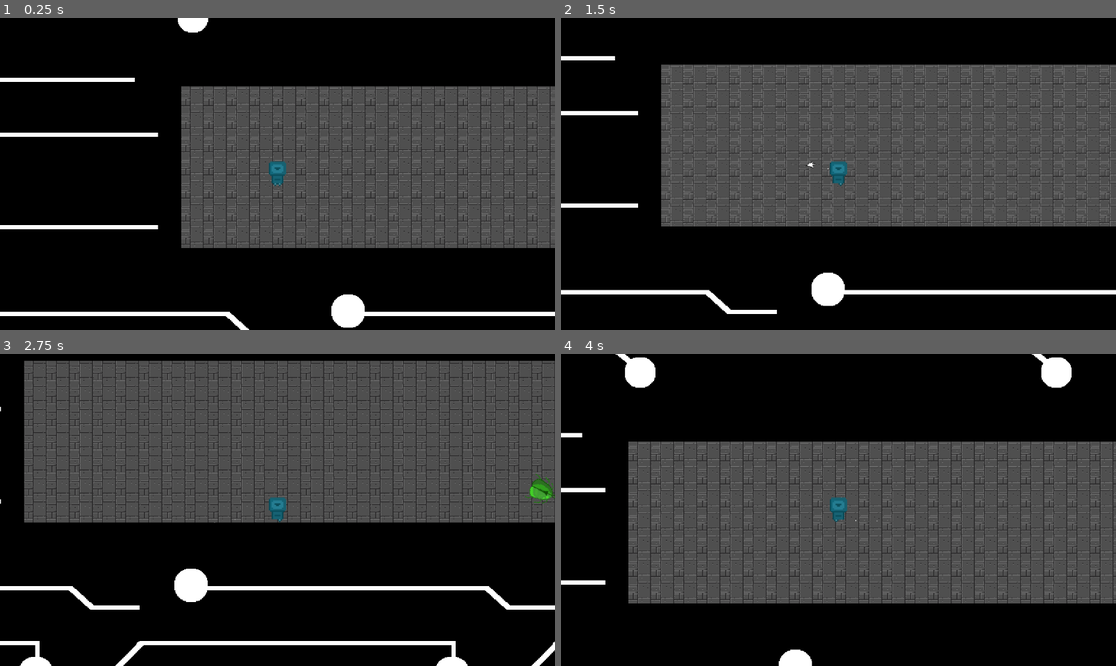
Above: before the commit, frames 1-4 (two rows, left to right).
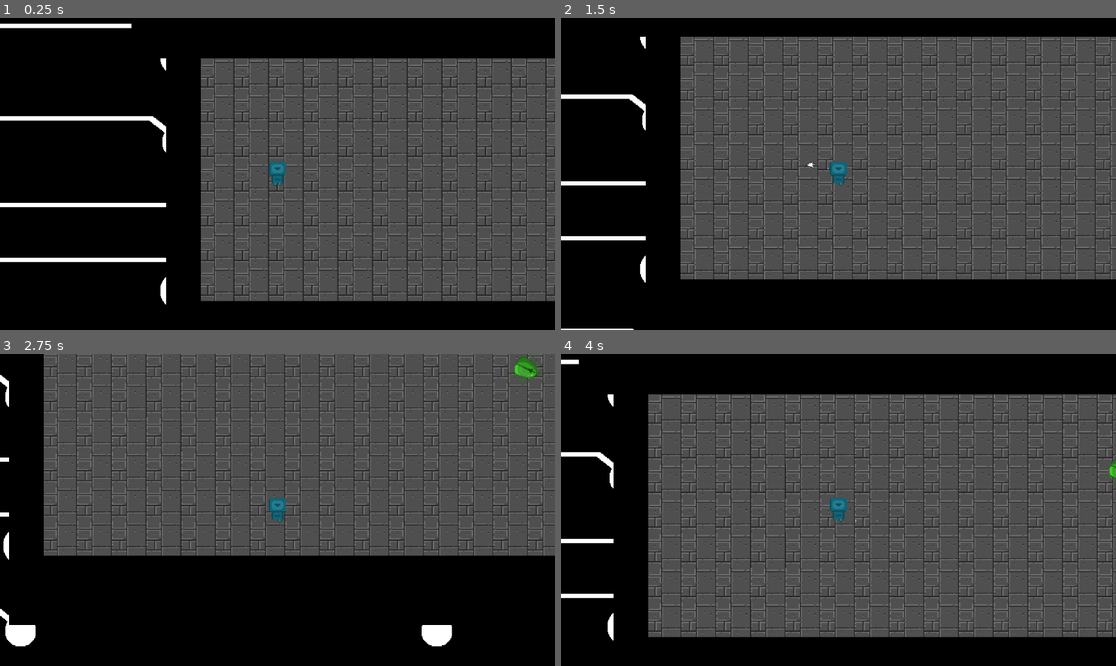
Above: after the commit, the same moments.

Repository: SupercraftD/hackthenest2025
Game: Godot game, scene res://world.tscn
Same seed, same stepped clock (60 frames per second), same inputs: the game is played once before the commit and once after it.
Inputs (mouse positions are in pixels of both pictures, inside the frame that each line leads up to):
- Up to frame 1 (0.25 s): no input
- Up to frame 2 (1.5 s): move the mouse to (960, 158) at 0.52 s; hold D (right) 0.53-1.28 s; tap Shift (roll) at 0.6 s; move the mouse to (727, 189) at 1.27 s; hold S (down) from 1.28 s (still down); click (727, 189) at 1.35 s
- Up to frame 3 (2.75 s): move the mouse to (333, 441) at 2.02 s; release S (down) at 2.03 s; hold D (right) from 2.03 s (still down); tap Shift (roll) at 2.1 s
- Up to frame 4 (4 s): move the mouse to (810, 572) at 2.77 s; release D (right) at 2.78 s; hold W (up) 2.78-3.53 s; click (810, 572) at 2.85 s; move the mouse to (1005, 556) at 3.52 s; hold A (left) from 3.53 s (still down); tap Shift (roll) at 3.6 s

The runs differ from the first frame. In frame 1, 34% of the frame differs, in the area x 0-100%, y 0-100%; in frame 2, 38%; in frame 3, 31%; in frame 4, 39%.

Commit message:
TIle change

Diff:
--- a/world.tscn
+++ b/world.tscn
@@ -18,11 +18,12 @@
 
 [node name="TileMapLayer" type="TileMapLayer" parent="."]
 position = Vector2(1, -1)
+scale = Vector2(1.5, 1.5)
 tile_map_data = PackedByteArray("AAADAAcAAAAAAAAAAAADAAgAAAAAAAAAAAADAAkAAAAAAAAAAAADAAoAAAAAAAAAAAADAAsAAAAAAAAAAAADAA …(10896 unchanged characters)…
 tile_set = ExtResource("2_tlwt5")
 
 [node name="Player" parent="." instance=ExtResource("3_tlwt5")]
-position = Vector2(230, 344)
+position = Vector2(251, 495)
 
 [node name="Bug" parent="." instance=ExtResource("4_aqk2v")]
 position = Vector2(800, 342)
